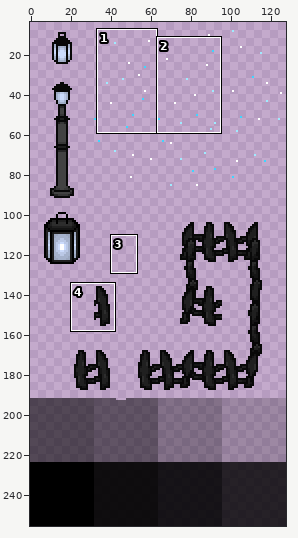
Pixel-art file, stored at assets/tiles/decorations.aseprite. The picture above shows the old version from afar; the outline marks the close-up.
Close-up. Earlier state:
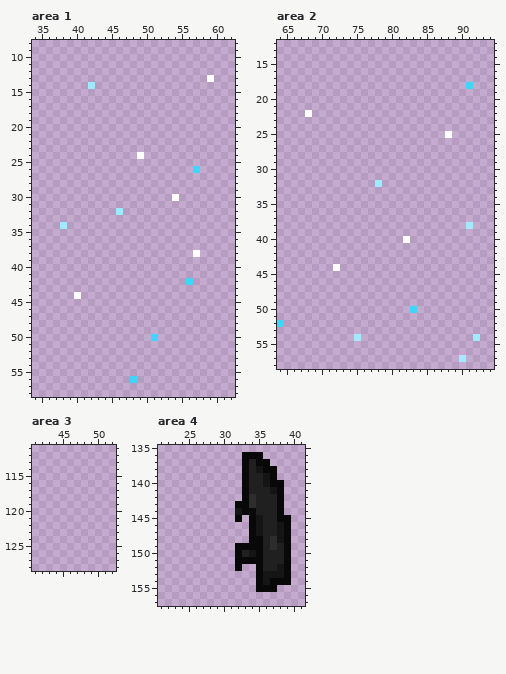
128x256 pixels, 1 frame. Colours within 5 levels of each other are drawn and written as one. Shown: area 1: x 34..62, y 8..58; area 2: x 64..94, y 12..58; area 3: x 41..52, y 111..128; area 4: x 21..41, y 135..157. The wide view leaves out empty margins. The commit also changed other parts of the picture, which this record leaves out.
And afterwards:
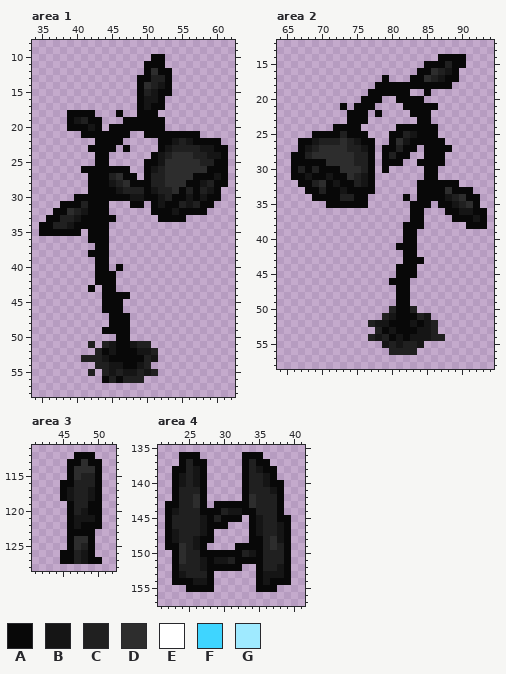
Palette (. is transparent): A #080808  B #151515  C #202020  D #2d2d2d  E #ffffff  F #3fd5ff  G #9feaff
What changed:
Area 1:
y 10: x 51..52 .. -> AA
y 11: x 50..52 ... -> AAA
y 12: x 50..53 .... -> ADAA
y 13: x 49..53 ..... -> AACCA; x 59 E -> .
y 14: x 42 G -> .; x 49..53 ..... -> ADCBA
y 15: x 49..53 ..... -> ACBAA
y 16: x 49..52 .... -> ABBA
y 17: x 49..52 .... -> ABAA
y 18: x 39..42 .... -> AAAA; x 46 . -> A; x 49..51 ... -> AAA
y 19: x 39..43 ..... -> ABCAA; x 47..52 ...... -> AAAAAA
y 20: x 39..43 ..... -> AAABA; x 45..52 ........ -> AAAAAAAA
y 21: x 41..47 ....... -> AAAAAAA; x 50..57 ........ -> AAAAAAAA
y 22: x 43..46 .... -> AAAA; x 52..60 ......... -> AABCBAAAA
y 23: x 42..45 .... -> AAAA; x 47 . -> A; x 52..61 .......... -> ABCCCCBBAA
y 24: x 43..44 .. -> AA; x 49 E -> .; x 51..61 ........... -> ABCDDDCCBBA
y 25: x 43..44 .. -> AA; x 50..61 ............ -> AABDDDDDCCAA
y 26: x 41..47 ....... -> AAAAAAA; x 50..61 .......F.... -> ABCDDDDDDAAA
y 27: x 42..48 ....... -> AAACDAA; x 50..61 ............ -> ACCDDDDAAABA
y 28: x 42..61 .................... -> AAABCDAAACCDDDAABCAA
y 29: x 42..60 ................... -> AAAABCCCABCCDACACBA
y 30: x 40..60 ..............E...... -> AAAAAAAABBAABCAABABAA
y 31: x 38..44 ....... -> AAACAAA; x 48..49 .. -> AA; x 51..59 ......... -> ABAACBCAA
y 32: x 37..44 ........ -> AADCBAAA; x 46 G -> .; x 51..58 ........ -> AAABAAAA
y 33: x 36..45 .......... -> AACCBAAAAA; x 52..55 .... -> AAAA
y 34: x 35..44 ...G...... -> AACCBAAAAA
y 35: x 35..40 ...... -> AAAAAA; x 42..44 ... -> AAA
y 36: x 42..44 ... -> AAA
y 37: x 43..44 .. -> AA
y 38: x 42..44 ... -> AAA; x 57 E -> .
y 39: x 43..44 .. -> AA
y 40: x 43..44 .. -> AA; x 46 . -> A
y 41: x 43..45 ... -> AAA
y 42: x 43..45 ... -> AAA; x 56 F -> .
y 43: x 42 . -> A; x 44..45 .. -> AA
y 44: x 40 E -> .; x 44..47 .... -> AAAA
y 45..46: x 44..46 ... -> AAA
y 47..48: x 45..47 ... -> AAA
y 49: x 44..47 .... -> AAAA
y 50: x 46..47 .. -> AA; x 51 F -> .
y 51: x 42 . -> C; x 44..50 ....... -> CBAABCC
y 52: x 43..51 ......... -> CABAAABBC
y 53: x 41..51 ........... -> CCCBAAAAACB
y 54: x 43..50 ........ -> CCBBAABC
y 55: x 42 . -> C; x 44..51 ........ -> CBCBBCBC
y 56: x 44..49 ....F. -> ACACCC
Area 2:
y 14: x 87..90 .... -> AAAA
y 15: x 85..90 ...... -> AAACAA
y 16: x 84..89 ...... -> AADCBA
y 17: x 79 . -> A; x 83..89 ....... -> AADCBAA
y 18: x 78..88 ........... -> AAAAAAAAAAA; x 91 F -> .
y 19: x 77..82 ...... -> AAAAAA; x 85 . -> A
y 20: x 76..78 ... -> AAA; x 81..84 .... -> AAAA
y 21: x 73 . -> A; x 75..77 ... -> AAA; x 82..86 ..... -> AAAAA
y 22: x 68 E -> .; x 74..76 ... -> AAA; x 78 . -> A; x 83..85 ... -> AAA
y 23: x 74..76 ... -> AAA; x 84..85 .. -> AA
y 24: x 72..75 .... -> AAAA; x 81..86 ...... -> AAAAAA
y 25: x 69..76 ........ -> AAAACAAA; x 80..86 ....... -> AACBAAA; x 88 E -> .
y 26: x 67..77 ........... -> AABCCCDCBAA; x 80..87 ........ -> ADBAAAAA
y 27: x 67..77 ........... -> ABCDDDDCCBA; x 79..83 ..... -> AACAA; x 85..88 .... -> AAAA
y 28: x 66..77 ............ -> AACDDDDDDCCA; x 79..82 .... -> ACAA; x 85..87 ... -> AAA
y 29: x 66..77 ............ -> AAAAADDDDCCA; x 79..81 ... -> AAA; x 84..87 .... -> AAAA
y 30: x 66..77 ............ -> ACACAAADDDCA; x 79 . -> A; x 85..86 .. -> AA
y 31: x 66..77 ............ -> AABAABAADCBA; x 85..86 .. -> AA
y 32: x 67..78 ...........G -> AACDABAACBA.; x 84..89 ...... -> AAAAAA
y 33: x 68..77 .......... -> AACAABAAAA; x 84..91 ........ -> AAAADAAA
y 34: x 69..76 ........ -> AAAACCAA; x 82 . -> A; x 84..92 ......... -> AAAABCDAA
y 35: x 71..76 ...... -> AAAAAA; x 83..85 ... -> AAA; x 87..92 ...... -> AABCDA
y 36: x 83..84 .. -> AA; x 88..93 ...... -> AABBAA
y 37: x 83..84 .. -> AA; x 89..93 ..... -> AAABA
y 38: x 82..84 ... -> AAA; x 91..93 G.. -> AAA
y 39: x 82..83 .. -> AA
y 40: x 82..83 E. -> AA
y 41: x 81..83 ... -> AAA
y 42: x 82..83 .. -> AA
y 43: x 82..84 ... -> AAA
y 44: x 72 E -> .; x 81..83 ... -> AAA
y 45: x 81..83 ... -> AAA
y 46: x 80..82 ... -> AAA
y 47..49: x 81..82 .. -> AA
y 50: x 80..83 ...F -> CAAC
y 51: x 79..85 ....... -> CBAAACB
y 52: x 64 F -> .; x 77..86 .......... -> CBBAAABABC
y 53: x 78..86 ......... -> CABAAABBC
y 54: x 75 G -> .; x 77..87 ........... -> CBCABABBBCC; x 92 G -> .
y 55: x 79..84 ...... -> BCBCCB
y 56: x 80..83 .... -> CCCC
y 57: x 90 G -> .
Area 3:
y 112: x 47..49 ... -> AAA
y 113: x 46..50 ..... -> AADAA
y 114: x 46..50 ..... -> ADDDA
y 115: x 46..50 ..... -> ADCCA
y 116: x 45..50 ...... -> AACCCA
y 117..118: x 45..50 ...... -> ABCCBA
y 119: x 46..50 ..... -> ACCAA
y 120: x 46..50 ..... -> ACBAA
y 121: x 46..50 ..... -> ABBBA
y 122: x 46..50 ..... -> ABAAA
y 123: x 46..49 .... -> AAAA
y 124: x 46..49 .... -> ADDA
y 125: x 46..49 .... -> ADCA
y 126: x 45..49 ..... -> AACBA
y 127: x 45..50 ...... -> AACBAA
Area 4:
y 136: x 24..26 ... -> AAA
y 137: x 24..27 .... -> ACAA
y 138: x 23..27 ..... -> AACBA
y 139..140: x 23..27 ..... -> ABCBA
y 141: x 23..27 ..... -> ACCCA
y 142: x 23..27 ..... -> ACCDA
y 143: x 22..27 ...... -> AACCDA; x 29..31 ... -> AAA
y 144: x 22..31 .......... -> ABCCCAAACB
y 145: x 22..31 .......... -> ACCCCBACAA
y 146: x 22..30 ......... -> ACCCCBAAA
y 147: x 22..28 ....... -> ABCCCBA
y 148: x 22..28 ....... -> ABCCBAA
y 149: x 22..27 ...... -> AADCBA
y 150: x 23..31 ......... -> ADCCAAAAA
y 151: x 23..31 ......... -> ADCCBABBC
y 152: x 23..31 ......... -> ACCCBAAAA
y 153: x 23..28 ...... -> ABCCCA
y 154: x 23..28 ...... -> AAABBA
y 155: x 25..28 .... -> AAAA
Pixel boxes of the changes (left, top, right, bottom) in both close-ups:
changed: (39, 54, 228, 383)
changed: (291, 54, 487, 362)
erased: (277, 320, 284, 327)
added: (60, 452, 102, 564)
added: (165, 452, 235, 592)
